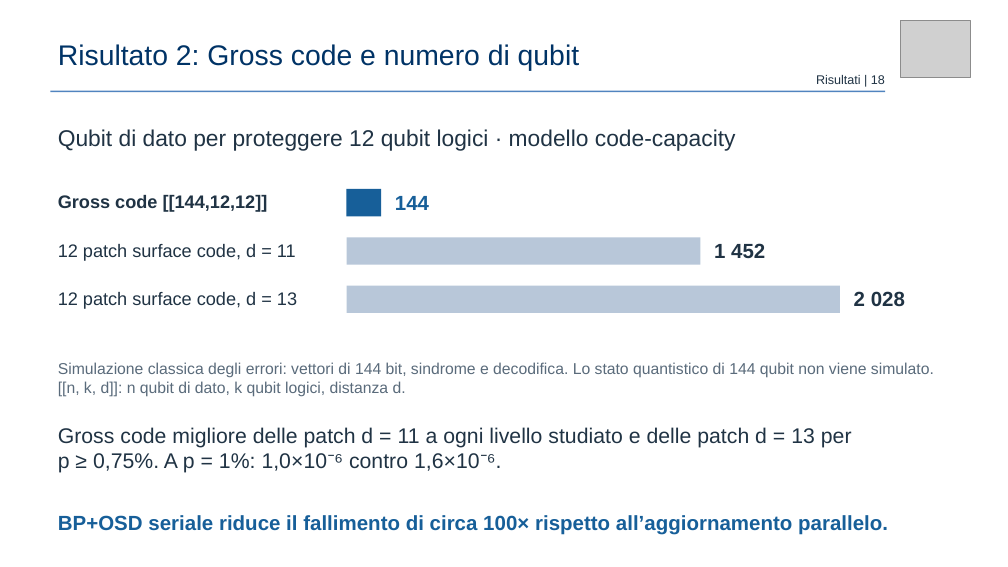
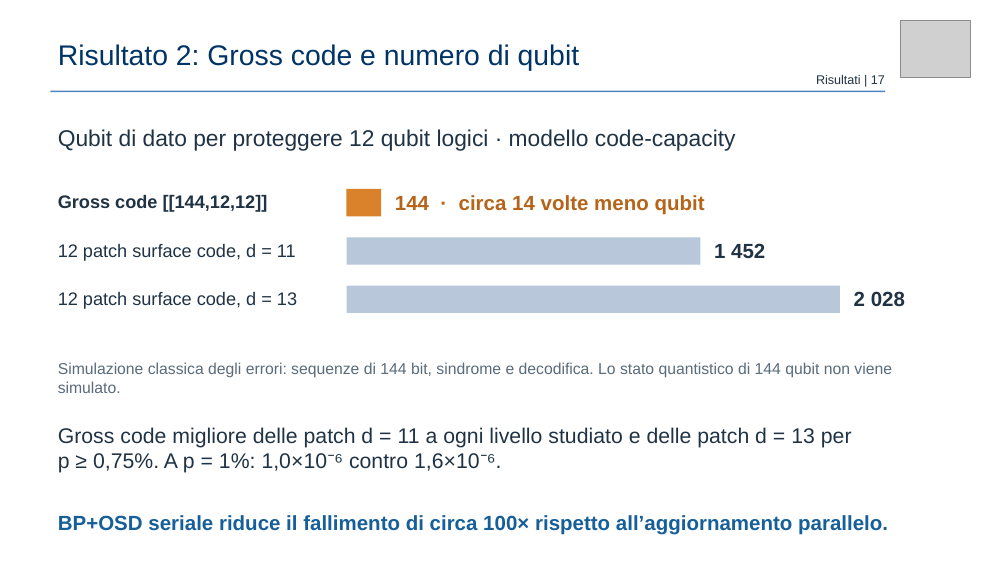
Before and after one commit to claudio-dragotta/shor-nisq-qec-thesis, a slide deck: slide 17 of presentazione/pptx prova/Dragotta Claudio.pptx (slide 18 before the commit). Drawn at 1008x567 pixels with LibreOffice and Linux fonts; fonts in the diff are those of the drawing; grey boxes stand for pictures. Boxes give left, top, right and bottom in pixels: in the first picture for what was removed or moved away, otherwise in the second. Text is boxed around its words. In the diff, an @@ line names an element or a change of style, - is before the commit and + after.

```diff
--- a/presentazione/pptx prova/Dragotta Claudio.pptx
+++ b/presentazione/pptx prova/Dragotta Claudio.pptx
@@ text at <box>816,75,885,84</box>: text changed @@
-Risultati | 18
+Risultati | 17
@@ rectangle at <box>346,189,381,216</box>: fill #175F99 to #D9822B @@
@@ text at <box>395,195,705,214</box>: text changed; text colour #175F99 to #B5641A @@
-144
+144 · circa 14 volte meno qubit
@@ text at <box>58,362,892,393</box>: text changed @@
-Simulazione classica degli errori: vettori di 144 bit, sindrome e decodifica. Lo stato quantistico di 144 qubit non viene simulato. [[n, k, d]]: n qubit di dato, k qubit logici, distanza d.
+Simulazione classica degli errori: sequenze di 144 bit, sindrome e decodifica. Lo stato quantistico di 144 qubit non viene simulato.
```
Also in this commit, not shown: 16 other slides changed, 1 slide added, 1 slide removed, 5 other files.
